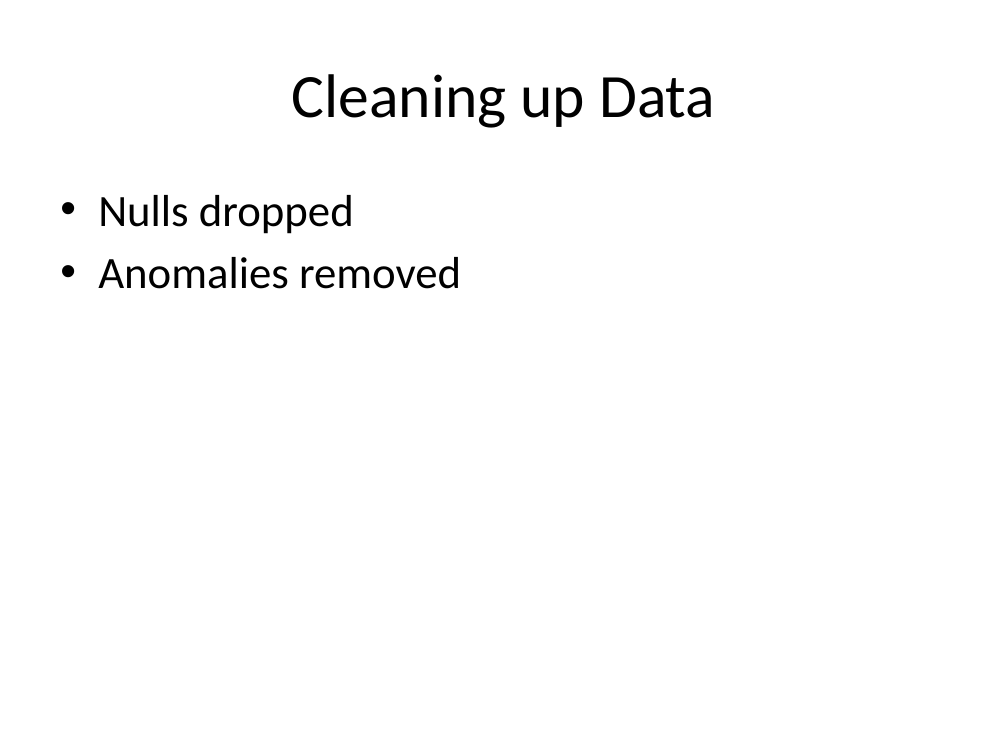
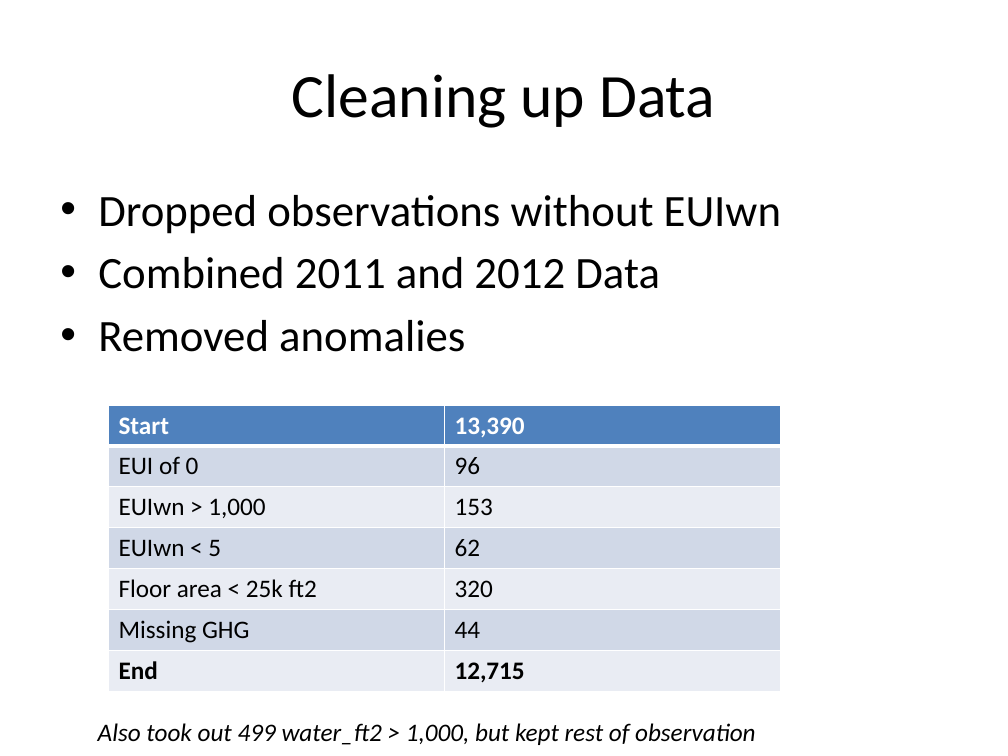
Before and after one commit to theolove/ga_project1_tlove, a slide deck: slide 4 of Projects/Project 1/Project1_Tlove Presentation.pptx. Drawn at 1008x756 pixels with LibreOffice and Linux fonts; fonts in the diff are those of the drawing. Boxes give left, top, right and bottom in pixels: in the first picture for what was removed or moved away, otherwise in the second. Text is boxed around its words. In the diff, an @@ line names an element or a change of style, - is before the commit and + after.

```diff
--- a/Projects/Project 1/Project1_Tlove Presentation.pptx
+++ b/Projects/Project 1/Project1_Tlove Presentation.pptx
@@ text at (98, 195, 781, 352): text changed @@
-• Nulls dropped
-• Anomalies removed
+• Dropped observations without EUIwn
+• Combined 2011 and 2012 Data
+• Removed anomalies
@@ table added at (109, 405, 780, 691), 7 rows, 2 columns @@
+Start | 13,390
+EUI of 0 | 96
+EUIwn > 1,000 | 153
+EUIwn < 5 | 62
+Floor area < 25k ft2 | 320
+Missing GHG | 44
+End | 12,715
@@ text added at (98, 723, 756, 745), 18 pt, text #000000, italic @@
+Also took out 499 water_ft2 > 1,000, but kept rest of observation
```
Also in this commit, not shown: 2 other slides changed, 7 slides added, 4 slides removed, 1 other file.
